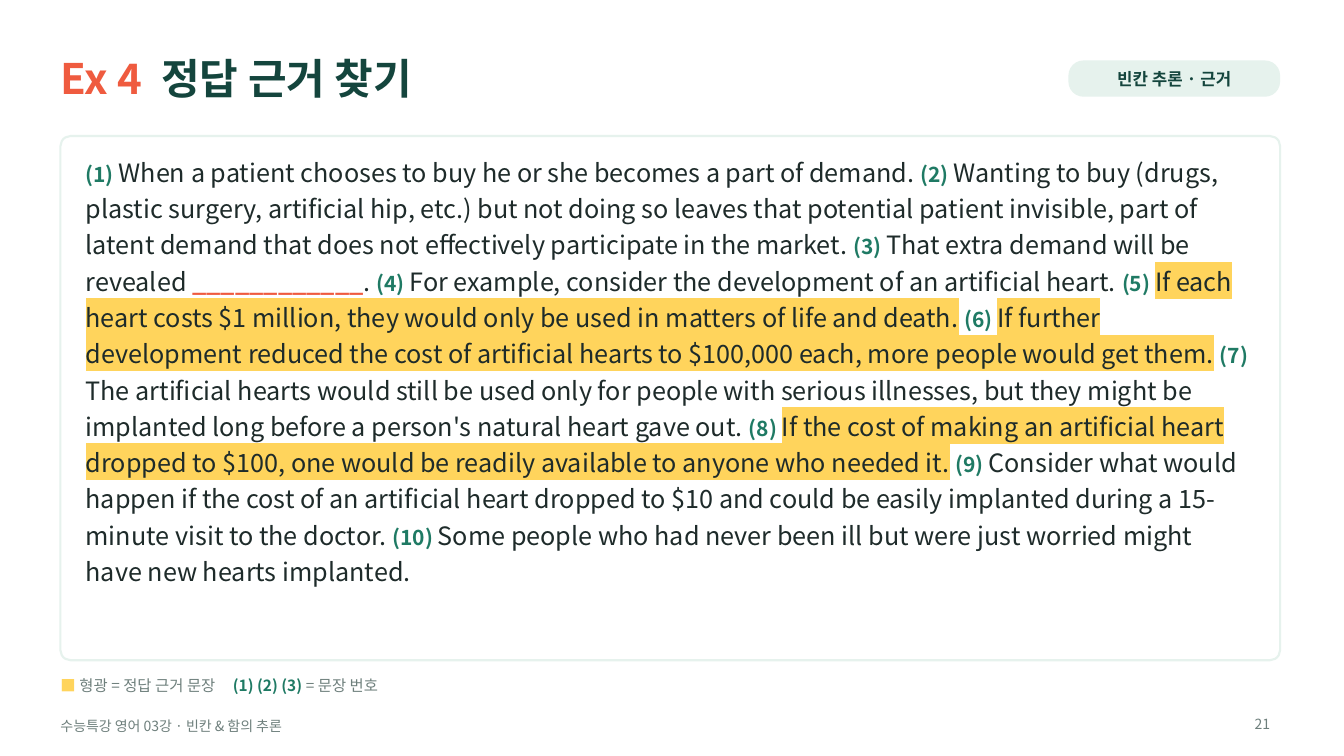
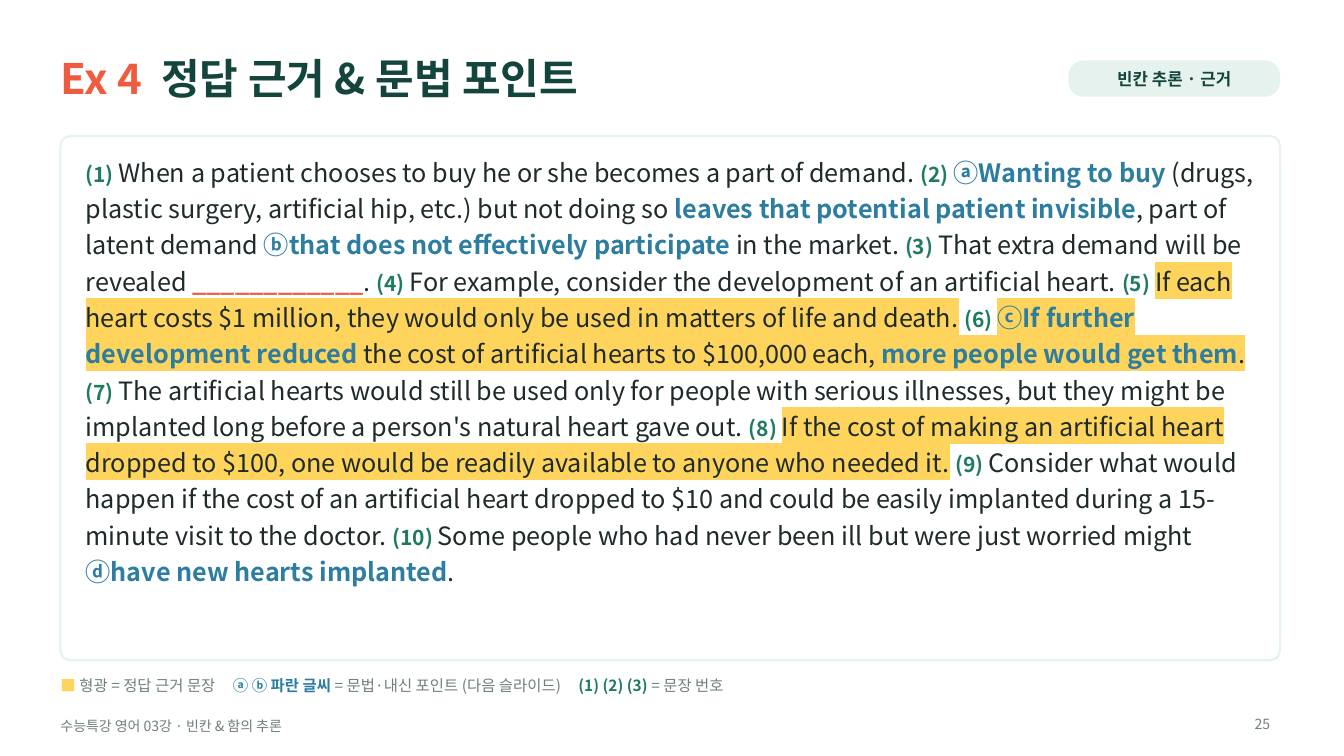
Before and after one commit to HUFSDavid/HUFSDavid, a slide deck: slide 25 of 수능특강_영어_03강_수업PPT.pptx (slide 21 before the commit). Drawn at 1344x756 pixels with LibreOffice and Linux fonts; fonts in the diff are those of the drawing. Boxes give left, top, right and bottom in pixels: in the first picture for what was removed or moved away, otherwise in the second. Text is boxed around its words. In the diff, an @@ line names an element or a change of style, - is before the commit and + after.

```diff
--- a/수능특강_영어_03강_수업PPT.pptx
+++ b/수능특강_영어_03강_수업PPT.pptx
@@ title at box(60, 58, 578, 98): text changed @@
-Ex 4 정답 근거 찾기
+Ex 4 정답 근거 & 문법 포인트
@@ text at box(86, 160, 1254, 587): text changed @@
-(1) When a patient chooses to buy he or she becomes a part of demand. (2) Wanting to buy (drugs, plastic surgery, artificial hip, etc.) but not doing so leaves that potential patient invisible, part of latent demand that does not effectively participate in the market. (3) That extra demand will be revealed ____________. (4) For example, consider the development of an artificial heart. (5) If each heart costs $1 million, they would only be used in matters of life and death. (6) If further development reduced the cost of artificial hearts to $100,000 each, more people would get them. (7) The artificial hearts would still be used only for people with serious illnesses, but they might be implanted long before a person's natural heart gave out. (8) If the cost of making an artificial heart dropped to $100, one would be readily available to anyone who needed it. (9) Consider what would happen if the cost of an artificial heart dropped to $10 and could be easily implanted during a 15-minute visit to the doctor. (10) Some people who had never been ill but were just worried might have new hearts implanted.
+(1) When a patient chooses to buy he or she becomes a part of demand. (2) ⓐWanting to buy (drugs, plastic surgery, artificial hip, etc.) but not doing so leaves that potential patient invisible, part of latent demand ⓑthat does not effectively participate in the market. (3) That extra demand will be revealed ____________. (4) For example, consider the development of an artificial heart. (5) If each heart costs $1 million, they would only be used in matters of life and death. (6) ⓒIf further development reduced the cost of artificial hearts to $100,000 each, more people would get them. (7) The artificial hearts would still be used only for people with serious illnesses, but they might be implanted long before a person's natural heart gave out. (8) If the cost of making an artificial heart dropped to $100, one would be readily available to anyone who needed it. (9) Consider what would happen if the cost of an artificial heart dropped to $10 and could be easily implanted during a 15-minute visit to the doctor. (10) Some people who had never been ill but were just worried might ⓓhave new hearts implanted.
@@ text at box(79, 678, 723, 694): text changed @@
-■ 형광 = 정답 근거 문장 (1) (2) (3) = 문장 번호
+■ 형광 = 정답 근거 문장 ⓐ ⓑ 파란 글씨 = 문법·내신 포인트 (다음 슬라이드) (1) (2) (3) = 문장 번호
@@ page number at box(1255, 718, 1271, 729): text changed @@
-21
+25
```
Also in this commit, not shown: 12 other slides changed, 13 slides added, 1 slide removed.
